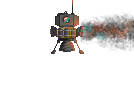
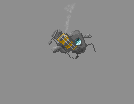
Layered file, before and after one edit (134 × 104). Changes by layer:
hid "R Thrust Lighting" over [0, 0, 128, 64]
hid "Fuel Tanks" over [41, 0, 134, 104]
hid "Core" over [41, 0, 105, 56]
added layer "Vent1" above "WreckLighting" over [0, 0, 128, 64]
added layer "WreckLighting" above "Wreck" over [0, 0, 128, 64]
added layer "Wreck" above "WreckTemplate" over [0, 0, 134, 104]
hid "R Thrust 1" over [64, 0, 134, 64]
showed "Background" over [0, 0, 134, 104]
